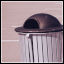
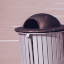
The second 64x64 image is a revision of the first. Changes to its layers:
removed layer "overlay" (was overlay, 50%) over box(1, 1, 63, 63)
removed layer "border" over box(0, 0, 64, 64)
